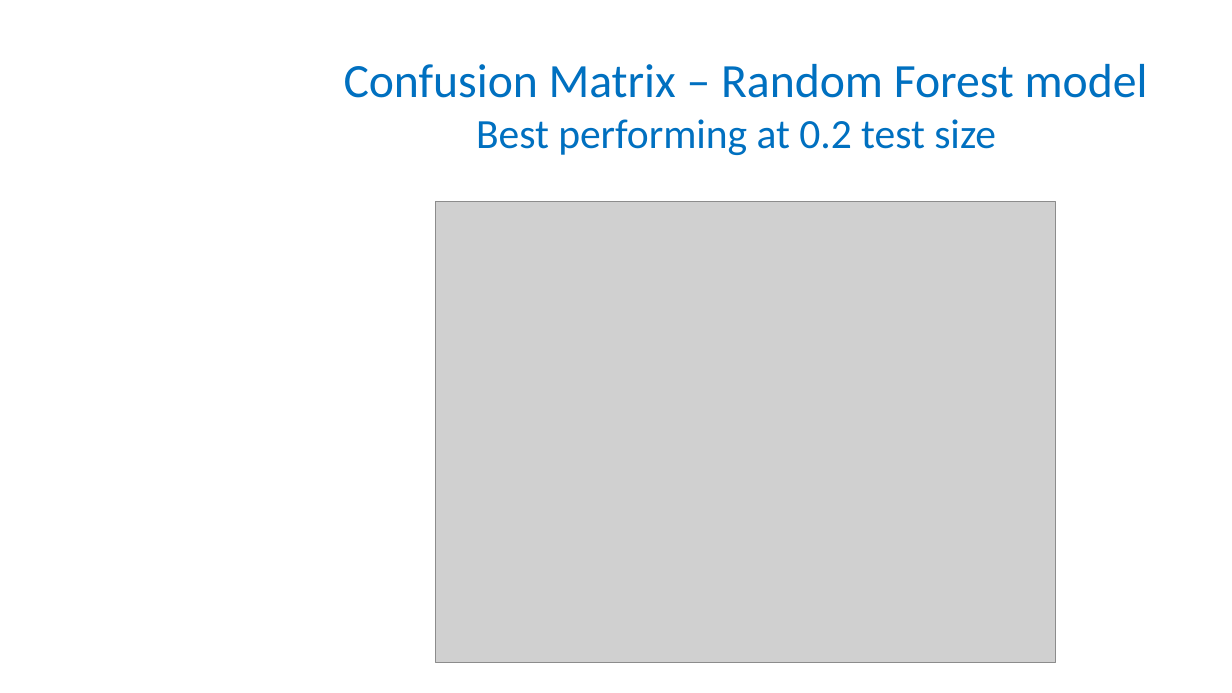
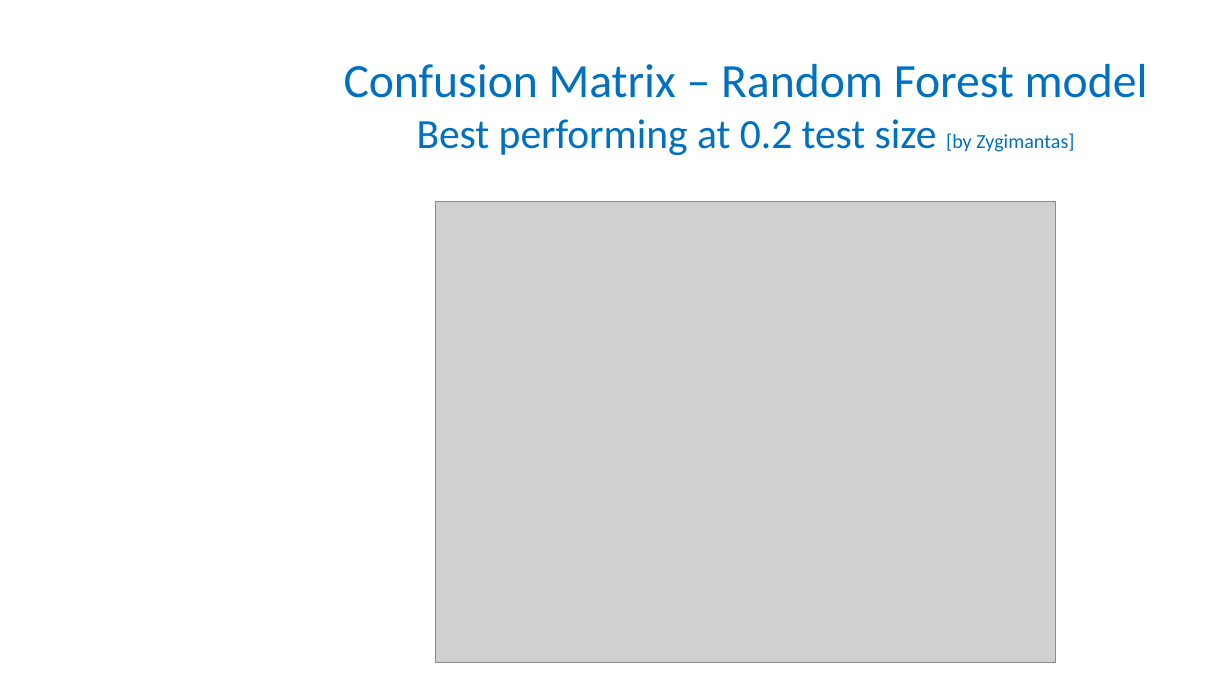
Before and after one commit to ZygimantasJakubauskas/Mashine-Learning-CA1, a slide deck: slide 6 of ML/PPT_ML_CA1_26 Nov 23.pptx. Drawn at 1232x693 pixels with LibreOffice and Linux fonts; fonts in the diff are those of the drawing; grey boxes stand for pictures; background and template pictures are left out. Boxes give left, top, right and bottom in pixels: in the first picture for what was removed or moved away, otherwise in the second. Text is boxed around its words. In the diff, an @@ line names an element or a change of style, - is before the commit and + after.

```diff
--- a/ML/PPT_ML_CA1_26 Nov 23.pptx
+++ b/ML/PPT_ML_CA1_26 Nov 23.pptx
@@ title at [344,64,1148,155]: text changed @@
-Confusion Matrix – Random Forest model
-Best performing at 0.2 test size
+Confusion Matrix – Random Forest model
+Best performing at 0.2 test size [by Zygimantas]
```
Also in this commit, not shown: 9 other slides changed, 1 slide added, 1 other file.
